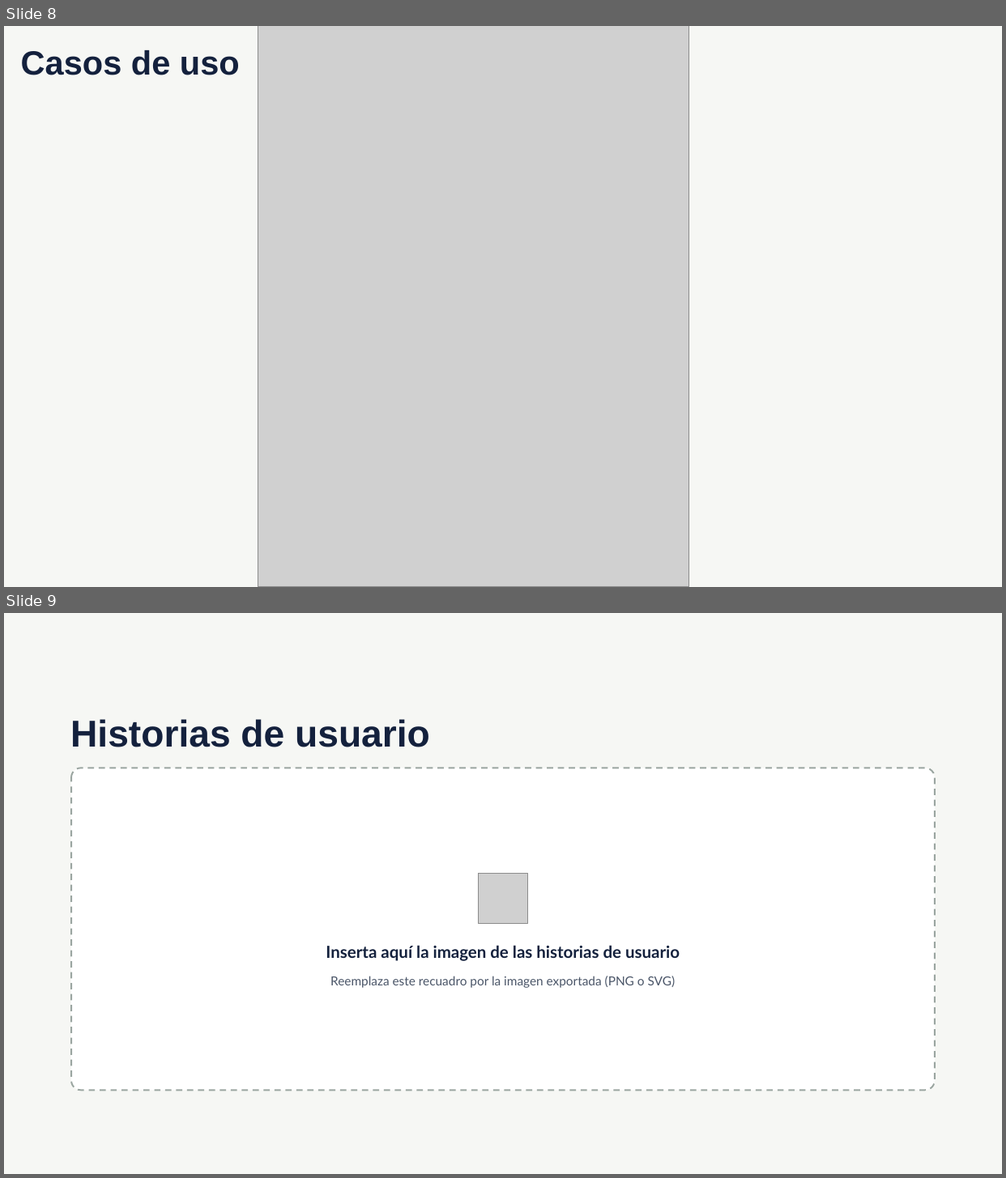
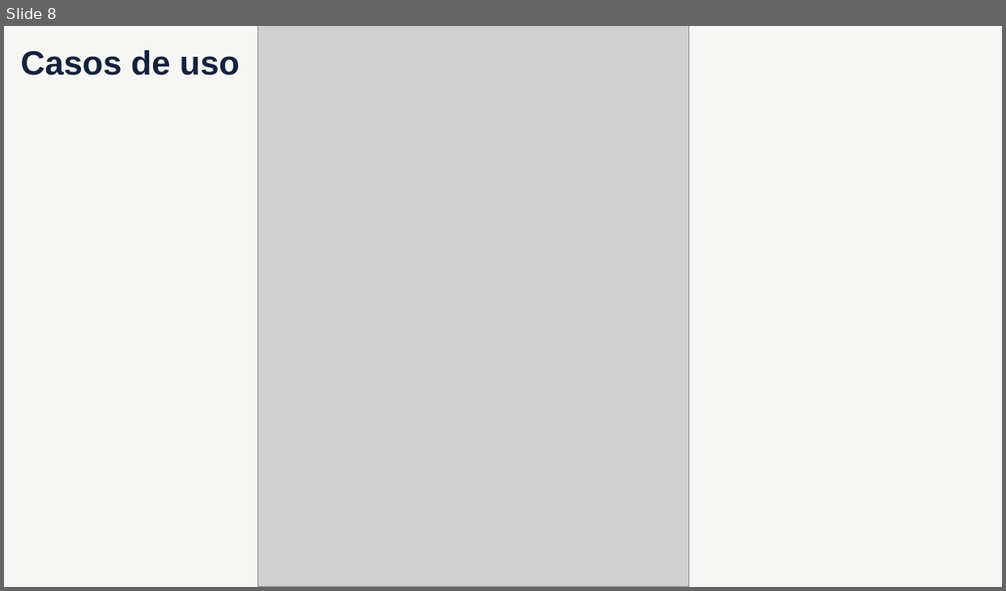
Before and after one commit to RisasDev/Capstone, a slide deck: AV_Aldo_Martinez_004D_BackToMe/Fase 2/Evidencias Proyecto/Presentación Proyecto.pptx. Shown one above the other, each under a label of ours: slides 8 and 9 before the commit, slide 8 after it. The pictures are 1006x1178 and 1006x591 pixels, drawn with LibreOffice and Linux fonts; fonts in the diff are those of the drawing; grey boxes stand for pictures. Boxes give left, top, right and bottom in pixels: in the first picture for what was removed or moved away, otherwise in the second. Text is boxed around its words. In the diff, an @@ line names an element or a change of style, - is before the commit and + after.

```diff
--- a/AV_Aldo_Martinez_004D_BackToMe/Fase 2/Evidencias Proyecto/Presentación Proyecto.pptx
+++ b/AV_Aldo_Martinez_004D_BackToMe/Fase 2/Evidencias Proyecto/Presentación Proyecto.pptx
@@ slide 9 removed at [4,613,1002,1174], background #F6F7F4 @@
@@ title removed at [70,719,430,747] @@
-Historias de usuario
@@ rounded rectangle removed at [71,768,935,1091] @@
@@ picture removed at [478,874,528,924] @@
@@ text removed at [326,945,680,961] @@
-Inserta aquí la imagen de las historias de usuario
@@ text removed at [330,976,675,988] @@
-Reemplaza este recuadro por la imagen exportada (PNG o SVG)
```
Also in this commit, not shown: 1 slide added.
